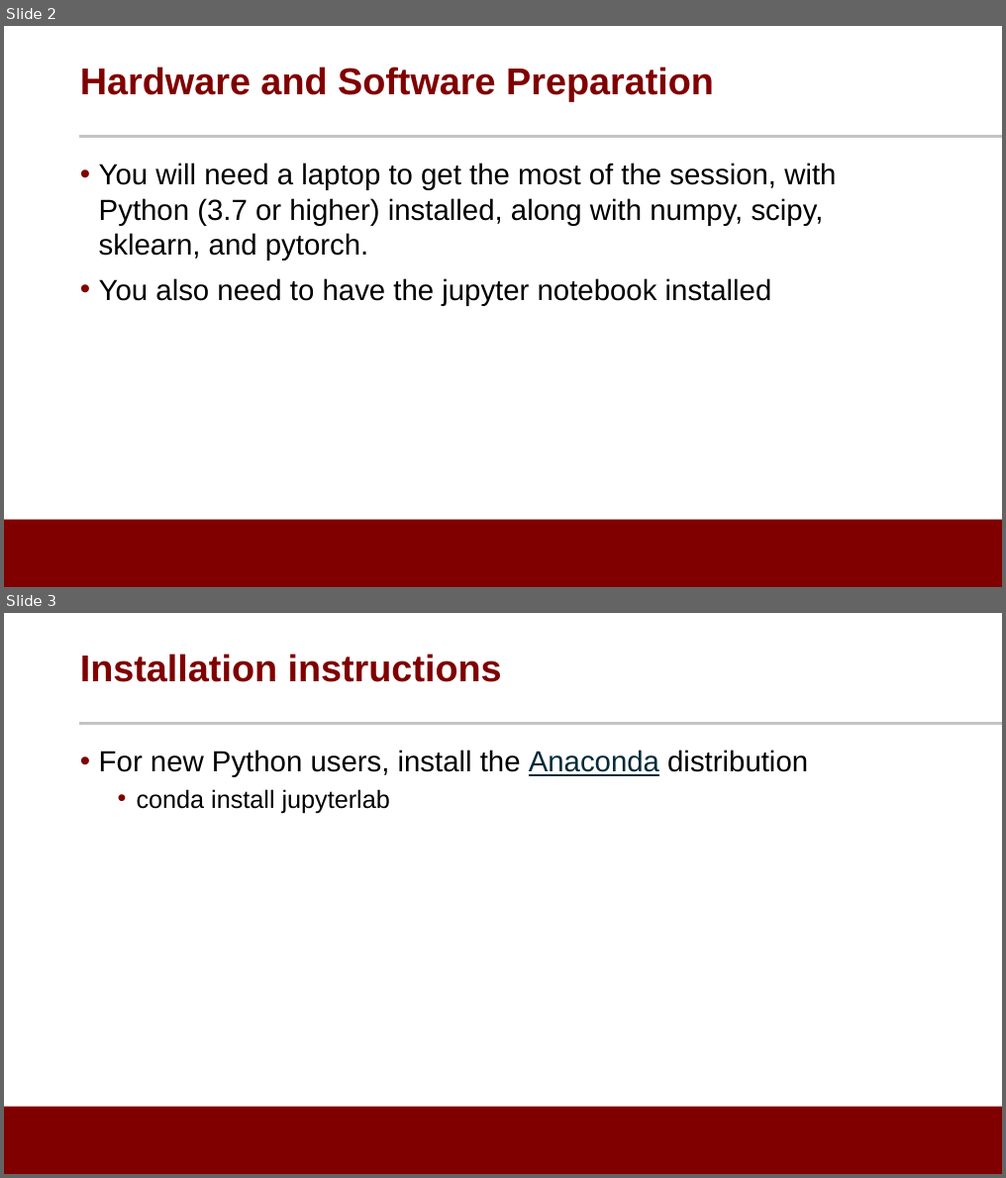
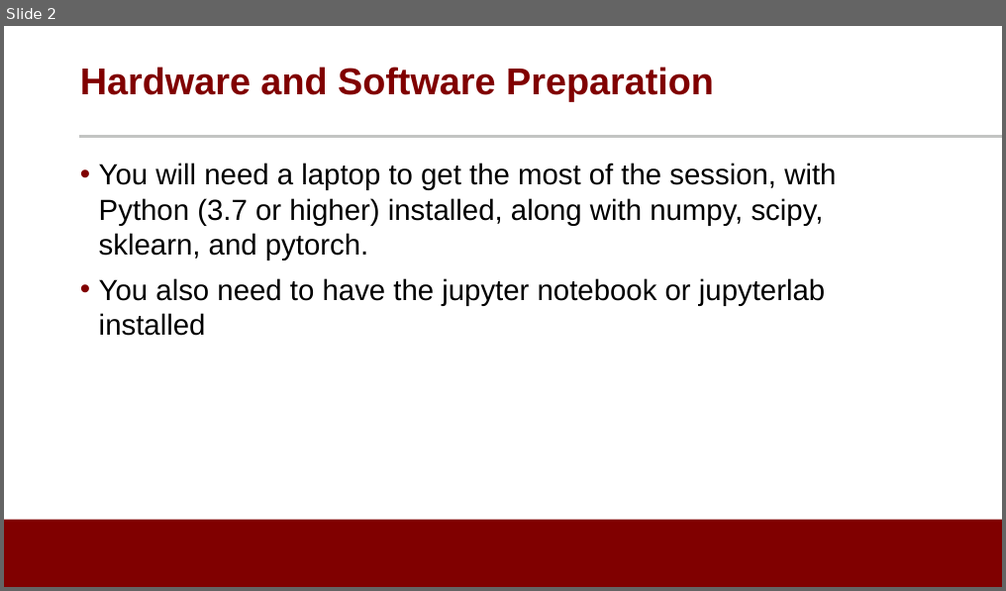
Before and after one commit to noise-lab/ML-Cybersecurity, a slide deck: module-1/ppt/1.5-demo.pptx. Shown one above the other, each under a label of ours: slides 2 and 3 before the commit, slide 2 after it. The pictures are 1006x1178 and 1006x591 pixels, drawn with LibreOffice and Linux fonts; fonts in the diff are those of the drawing; background and template pictures are left out. Boxes give left, top, right and bottom in pixels: in the first picture for what was removed or moved away, otherwise in the second. Text is boxed around its words. In the diff, an @@ line names an element or a change of style, - is before the commit and + after.

```diff
--- a/module-1/ppt/1.5-demo.pptx
+++ b/module-1/ppt/1.5-demo.pptx
@@ slide 3 removed at (x1=4, y1=613, x2=1002, y2=1174), background #FFFFFF; not listed: 2 template elements that a slide beside it also shows @@
@@ title removed at (x1=80, y1=654, x2=502, y2=682) @@
-Installation instructions
@@ text removed at (x1=99, y1=750, x2=808, y2=813) @@
-• For new Python users, install the Anaconda distribution
-  • conda install jupyterlab
@@ slide 2 changed as well @@
@@ text at (x1=99, y1=278, x2=825, y2=336): text changed @@
-• You also need to have the jupyter notebook installed
+• You also need to have the jupyter notebook or jupyterlab installed
```
Also in this commit, not shown: 2 other slides changed, 4 slides added, 7 other files.
